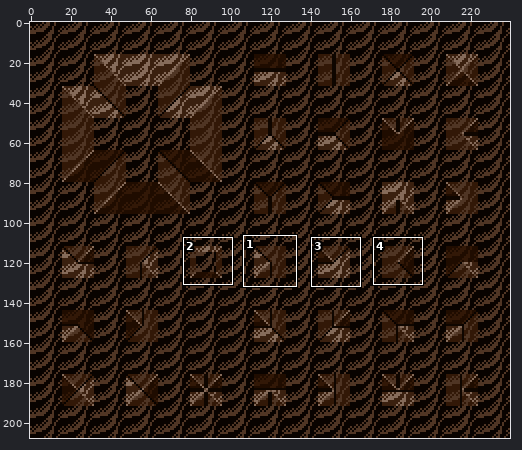
Two states of a sprite sheet, graphics/images/ramps_sand_beige.png. The picture above shows the old version from afar; the outline marks the close-up.
Close-up. Before:
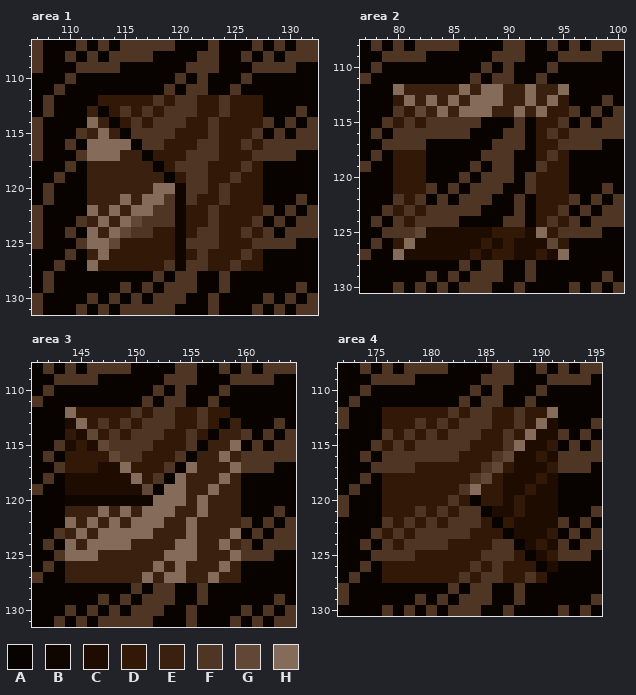
The file is 480x416 pixels, drawn in blocks of 2x2; one block is one cell here. Colours within 5 levels of each other are drawn and written as one. Shown: area 1: x 107..132, y 107..131; area 2: x 77..100, y 108..130; area 3: x 141..164, y 108..131; area 4: x 172..195, y 108..130. The commit also changed other parts of the picture, which this record leaves out.
Palette (. is transparent): A #090300  B #0f0600  C #1f0c00  D #321807  E #3a200f  F #4f3524  G #614736  H #856b5a
Once edited:
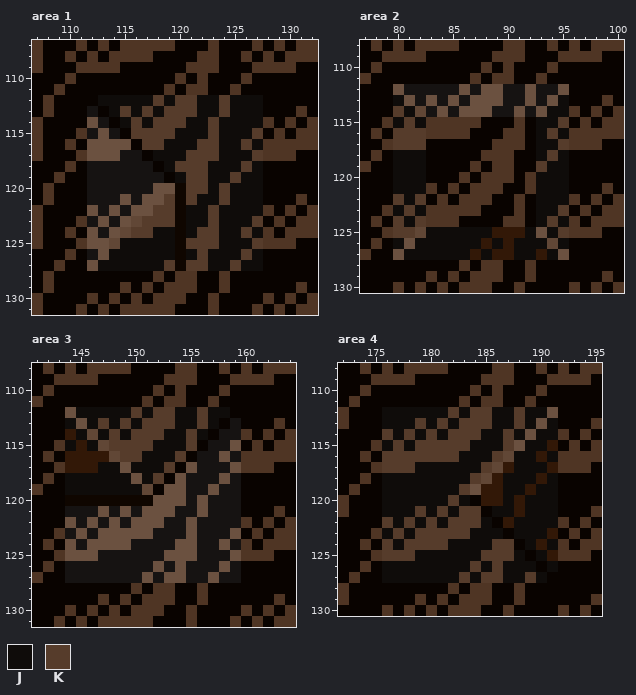
Colours new in this view: J #0f0c0a  K #563c2b
The exact change:
@@ palette @@
-E #3a200f
+E #161312
-H #856b5a
+H #6b5140
--- area 1
@@ x 107..132 @@
 111 AAFAAAAAAAAAFAFFAAFAAAAAAA
-112 AFAAAADDDDDFDFFDDFDDDAAAAA
-113 AFAAAEADFDFDFFFDDFDDDAAAFA
-114 FAAAAHEADFDFFFDDFDDDDFAFAF
-115 FAAAFEHEAFFFFDDDFDDDFAFAFF
-116 FAAFAHHHHAFFDDDFFDDFDFFFFF
-117 FAAAFHHHEEADDDFFFDDDFFFFAA
-118 AAAFAEEEEEEADFFFDDDFDAAAAA
-119 AAFAAEEEEEEEADFFDDFDDAAAAA
-120 AFAAAEEEEEEHHBFFDFDDDAAAAA
-121 AFAAAEEEHEHHFBFDDFDDDAAAFA
-122 FAAAAHEHEHHFFBDDFDDDDFAFAF
-123 FAAAFEHEHGFFFBDDFDDDFAFAFF
-124 FAAFAHEHGFFDDBDFFDDFDFAFFF
-125 FAAAFHHGDDDDDBFFFDDDFFFFAA
-126 AAAFAEHDDDDDDBDFDDDFDAAAAA
-127 AAFAAHDDDDDDFBFFDDFDDAAAAA
+112 AFAAAAJJJJJKJKKJJKJJJAAAAA
+113 AFAAAEAJKJKJKKKJJKJJJAAAFA
+114 FAAAAHEAJKJKKKJJKJJJJFAFAF
+115 FAAAFEHEAKKKKJJJKJJJKAFAFF
+116 FAAFAHHHHAKKJJJKKJJKJFFFFF
+117 FAAAFHHHEEAJJJKKKJJJKFFFAA
+118 AAAFAEEEEEEAJKKKJJJKJAAAAA
+119 AAFAAEEEEEEEAJKKJJKJJAAAAA
+120 AFAAAEEEEEEHHBKKJKJJJAAAAA
+121 AFAAAEEEHEHHKBKJJKJJJAAAFA
+122 FAAAAHEHEHHKKBJJKJJJJFAFAF
+123 FAAAFEHEHGKKKBJJKJJJKAFAFF
+124 FAAFAHEHGKKJJBJKKJJKJFAFFF
+125 FAAAFHHGJJJJJBKKKJJJKFFFAA
+126 AAAFAEHJJJJJJBJKJJJKJAAAAA
+127 AAFAAHJJJJJJKBKKJJKJJAAAAA
 128 AFAAAAAAAAAFAFFAAFAAAAAAAA
--- area 2
@@ x 77..100 @@
 112 AAAHEEEEEHEHHEEHEEHAAAAA
-113 AAADHEHEHEHHHEEHEHDAAAFA
-114 AAAFDGEHEHHHEEHEHDDFAFAF
-115 AAFDFDFFFFFAAAFADDFAFAFF
-116 AFAFFFFFFFAAAFFADFDFFFFF
-117 AAFFFFAAAAAAFFFADDFFFFAA
-118 AFADDDAAAAAFFFAADFDAAAAA
-119 FAADDDAAAAFAFFAAFDDAAAAA
-120 AAADDDAAAFAFFFAFDDDAAAAA
-121 AAADDDFAFAFFFAAFDDDAAAFA
-122 AAAFDFAFAFFFAAFADDDFAFAF
-123 AAFDFDFFFFFAAAFADDFAFAFF
-124 AFAFDFFFFAAAAFFADFDFAFFF
-125 AAFFFGCCCCCCDDDCHDFFFFAA
-126 AFADHCCCCCCDCDCCCGDAAAAA
-127 FAAHCCCCCCDCDDCCDCHAAAAA
+113 AAAJHEHEHEHHHEEHEHJAAAFA
+114 AAAKJGEHEHHHEEHEHJJFAFAF
+115 AAFJKJFFFFFAAAFAJJKAFAFF
+116 AFAKKKFFFFAAAFFAJKJFFFFF
+117 AAFKKKAAAAAAFFFAJJKFFFAA
+118 AFAJJJAAAAAFFFAAJKJAAAAA
+119 FAAJJJAAAAFAFFAAKJJAAAAA
+120 AAAJJJAAAFAFFFAFJJJAAAAA
+121 AAAJJJFAFAFFFAAFJJJAAAFA
+122 AAAKJKAFAFFFAAFAJJJFAFAF
+123 AAFJKJFFFFFAAAFAJJKAFAFF
+124 AFAKJKFFFAAAAFFAJKJFAFFF
+125 AAFKKGJJJJJJDDDJHJKFFFAA
+126 AFAJHJJJJJJDJDJJJGJAAAAA
+127 FAAHJJJJJJDJDDJJDJHAAAAA
 128 AAAAAAAAAFAFFAAFAAAAAAAA
--- area 3
@@ x 141..164 @@
 111 FAAAAAAAAAFAFFAAFAAAAAAA
-112 AAAHDDDDDFDFFDDFDDAAAAAA
-113 AAACHDFDFDFFFDDFDAEAAAFA
-114 AAADCGDFDFFFDDFDAEEFAFAF
-115 AAFCDCGFFFFDDDFAEEHAFAFF
-116 AFADDDDGFFDDDFAEEHEFFFFF
-117 AAFDDDCCHDDDFAHEEEHFFFAA
-118 AFACCCCCCHDFAHEEEHEAAAAA
-119 FAACCCCCCCGAHHEEHEEAAAAA
+112 AAAHJJJJJKJKKJJKJJAAAAAA
+113 AAAJHJKJKJKKKJJKJAEAAAFA
+114 AAADJGJKJKKKJJKJAEEFAFAF
+115 AAFJDJGKKKKJJJKAEEHAFAFF
+116 AFADDDDGKKJJJKAEEHEFFFFF
+117 AAFDDDJJHJJJKAHEEEHFFFAA
+118 AFAJJJJJJHJKAHEEEHEAAAAA
+119 FAAJJJJJJJGAHHEEHEEAAAAA
 120 AAABBBBBBBBHHHEHEEEAAAAA
--- area 4
@@ x 172..195 @@
 111 AFAAAAAAAAAFAFFAAFAAAAAA
-112 FAAADDDDDDFDFFDDFDDHAAAA
-113 FAAADDDFDFDFFFDDFDHCAAAF
-114 AAAAFDFDFDFFFDDFDHCCFAFA
-115 AAAFDFDFFFFFDDDFHCCDAFAF
-116 AAFAFFFFFFFDDDFGCCDCFFFF
-117 AAAFFFFDDDDDDFGDCCCDFFFA
-118 AAFADDDDDDDDFGDCCCDCAAAA
-119 AFAADDDDDDDFHDDCCDCCAAAA
-120 FAAADDDDDDFDADDCDCCCAAAA
-121 FAAADDDFDFDFFACCDCCCAAAF
-122 AAAAFDFDFDFFFDADCCCCFAFA
-123 AAAFDFDFFFFFDDDACCCDAFAF
-124 AAFAFDFFFFDDDDFFACDCFAFF
-125 AAAFFFFDDDDDDFFFDACDFFFA
-126 AAFADDDDDDDDFDFDDDACAAAA
-127 AFAADDDDDDDFDFFDDFDAAAAA
+112 FAAAJJJJJJKJKKJJKJJHAAAA
+113 FAAAJJJKJKJKKKJJKJHJAAAF
+114 AAAAKJKJKJKKKJJKJHJJFAFA
+115 AAAFJKJKKKKKJJJKHJJDAFAF
+116 AAFAKKKKKKKJJJKGJJDJFFFF
+117 AAAFKKKJJJJJJKGDJJJDFFFA
+118 AAFAJJJJJJJJKGDJJJDJAAAA
+119 AFAAJJJJJJJKHDDJJDJJAAAA
+120 FAAAJJJJJJKJADDJDJJJAAAA
+121 FAAAJJJKJKJKKAJJDJJJAAAF
+122 AAAAKJKJKJKKKJADJJJJFAFA
+123 AAAFJKJKKKKKJJJAJJJDAFAF
+124 AAFAKJKKKKJJJJKKAJDJFAFF
+125 AAAFKKKJJJJJJKKKJAJDFFFA
+126 AAFAJJJJJJJJKJKJJJAJAAAA
+127 AFAAJJJJJJJKJKKJJKJAAAAA
 128 FAAAAAAAAAFAFFAAFAAAAAAA
